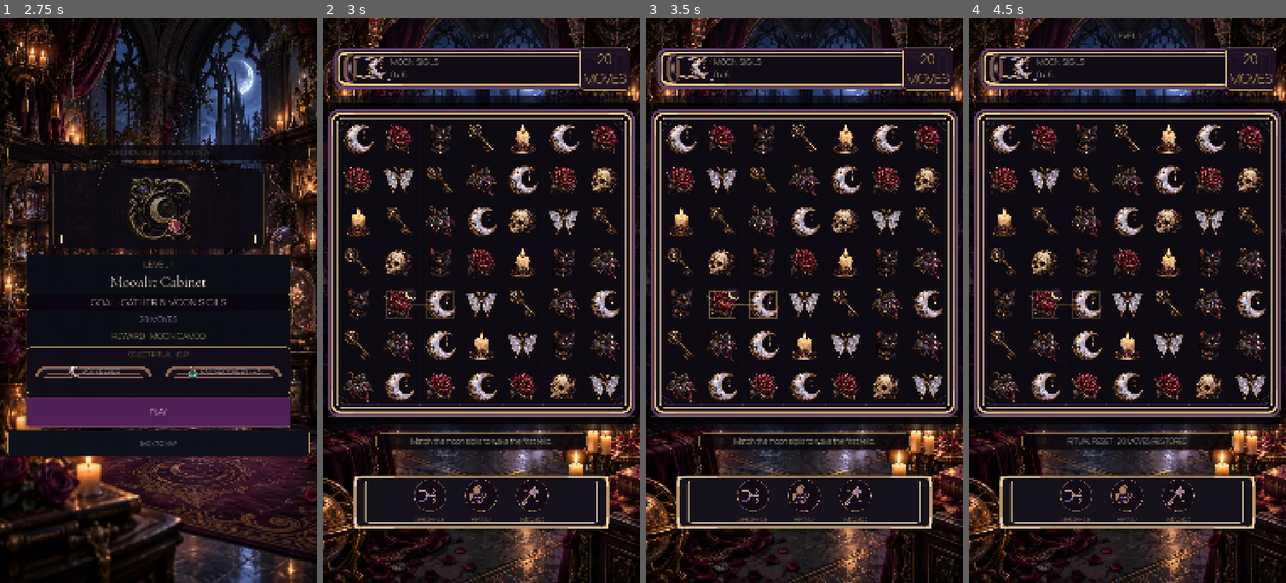
Above: before the commit, frames 1-4 (left to right).
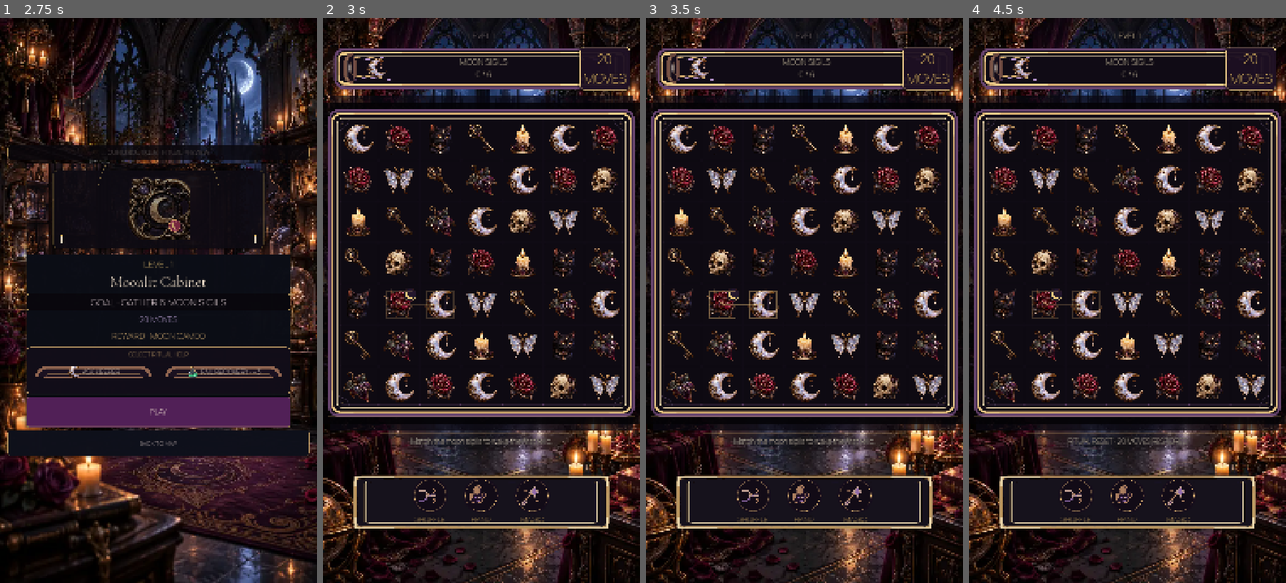
Above: after the commit, the same moments.

Repository: Jay-prodesign/akilta-match3
Game: Godot game, scene res://src/app/app_bootstrap.tscn
Two runs of this game, one before a commit and one after it. Both use one fixed random seed, a clock stepped at 60 frames per second and the inputs below.
Inputs:
- Up to frame 1 (2.75 s): click "ENTER THE HOUSE" at 0.5 s; click "PLAY LEVEL 1" at 1.25 s; click "1" at 2 s
- Up to frame 2 (3 s): click "PLAY" at 2.75 s
- Up to frame 3 (3.5 s): no input
- Up to frame 4 (4.5 s): click "Ⅱ" at 3.5 s; click "RESTART LEVEL" at 4.25 s

Frame 1 is identical in both runs. In frame 2, 1.3% of the frame differs, in the area x 16-84%, y 7-77%; in frame 3, 1.3%; in frame 4, 1.3%.

Commit message:
Integrate objective and hint into the gameplay world

Diff:
--- a/src/ui/gameplay/gameplay_screen.tscn
+++ b/src/ui/gameplay/gameplay_screen.tscn
@@ -55,12 +55,12 @@
 corner_radius_bottom_left = 18
 
 [sub_resource type="StyleBoxFlat" id="HintBand"]
-bg_color = Color(0.035, 0.025, 0.045, 0.72)
+bg_color = Color(0.035, 0.025, 0.045, 0.18)
 border_width_left = 1
 border_width_top = 1
 border_width_right = 1
 border_width_bottom = 1
-border_color = Color(0.835, 0.678, 0.439, 0.30)
+border_color = Color(0.835, 0.678, 0.439, 0.10)
 corner_radius_top_left = 14
 corner_radius_top_right = 14
 corner_radius_bottom_right = 14
@@ -69,8 +69,8 @@
 content_margin_top = 5.0
 content_margin_right = 12.0
 content_margin_bottom = 5.0
-shadow_color = Color(0, 0, 0, 0.34)
-shadow_size = 6
+shadow_color = Color(0, 0, 0, 0.10)
+shadow_size = 2
 
 [sub_resource type="StyleBoxFlat" id="GameplayHUDPlate"]
 bg_color = Color(0.071, 0.051, 0.094, 0.94)
@@ -433,7 +433,7 @@
 theme_override_constants/outline_size = 5
 theme_override_font_sizes/font_size = 28
 text = "MOON SIGILS\n0 / 6"
-horizontal_alignment = 0
+horizontal_alignment = 1
 vertical_alignment = 1
 
 [node name="Moves" type="Label" parent="Layout/HUDPlate/HUD"]
